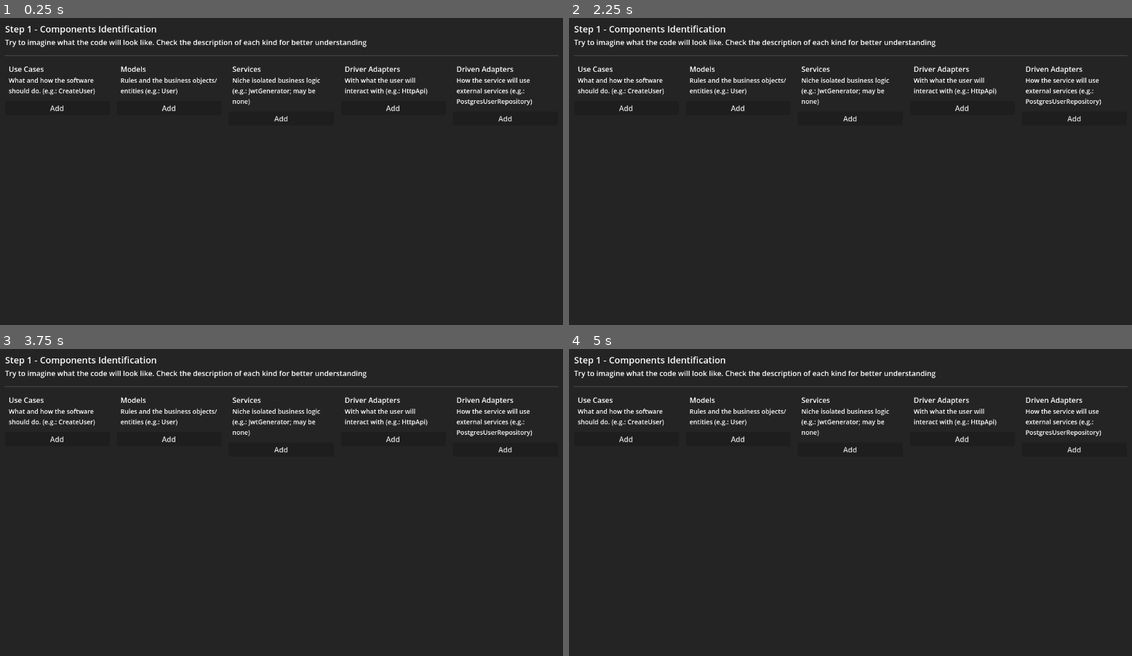
Above: before the commit, frames 1-4 (two rows, left to right).
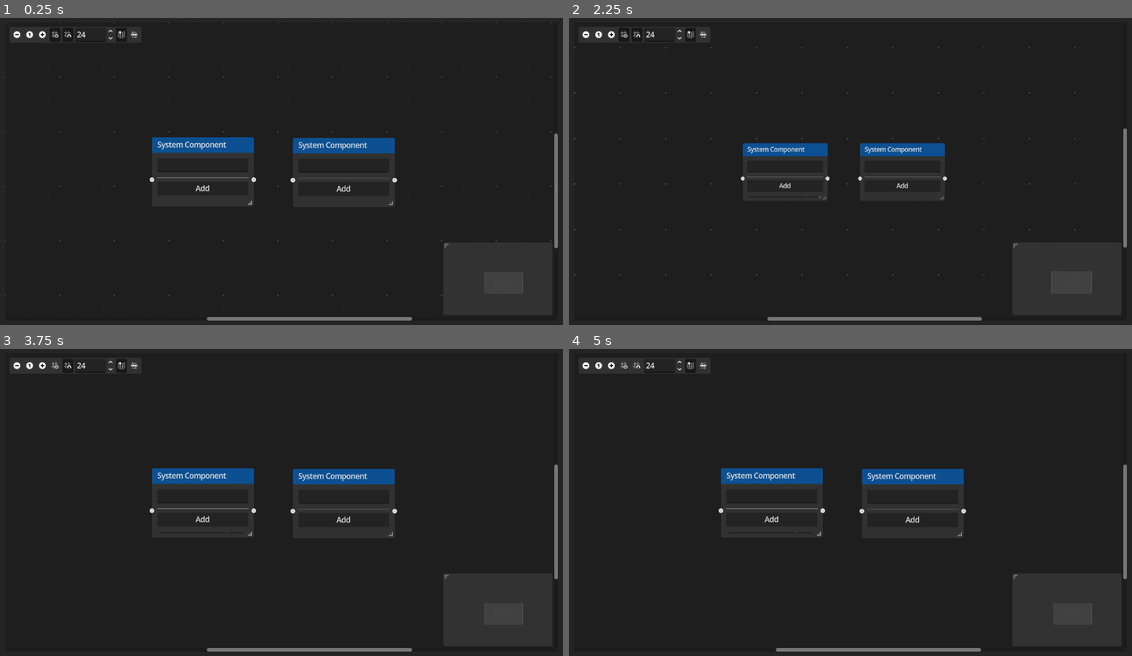
Above: after the commit, the same moments.

Repository: neoRandom/architecture-scaffolding
Game: Godot game, scene res://main.tscn
The game is run twice, just before and just after one commit, with the same random seed, the same clock (stepped at 60 frames per second) and the same inputs.
Inputs (mouse positions are in pixels of both pictures, inside the frame that each line leads up to):
- Up to frame 1 (0.25 s): no input
- Up to frame 2 (2.25 s): click "Add" at 0.5 s; click "R" at 1.25 s; click (585, 33) at 2.02 s
- Up to frame 3 (3.75 s): click (45, 364) at 2.77 s; click (56, 364) at 3.52 s
- Up to frame 4 (5 s): click (636, 364) at 4.27 s

The runs differ from the first frame. In frame 1, 6.6% of the frame differs, in the area x 0-100%, y 1-99%; in frame 2, 6.1%; in frame 3, 6.6%; in frame 4, 6.6%.

Commit message:
feat: add step 2 base

Diff:
--- /dev/null
+++ b/components/component_graph_node.gd
@@ -0,0 +1,5 @@
+@tool
+class_name ElementGraphNode
+extends GraphNode
+
+@onready var component_name: LineEdit = %ComponentName
--- /dev/null
+++ b/components/component_graph_node.tscn
@@ -0,0 +1,94 @@
+[gd_scene format=3 uid="uid://brim8mxtpg62j"]
+
+[ext_resource type="Script" uid="uid://co2mcq7rh81k6" path="res://components/component_graph_node.gd" id="1_wunoc"]
+[ext_resource type="PackedScene" uid="uid://bmmobuhjonkj2" path="res://components/list_add.tscn" id="2_sudyv"]
+
+[sub_resource type="StyleBoxFlat" id="StyleBoxFlat_pw2my"]
+content_margin_left = 12.0
+content_margin_top = 12.0
+content_margin_right = 12.0
+content_margin_bottom = 12.0
+bg_color = Color(0.21176471, 0.21176471, 0.21176471, 0.78431374)
+corner_radius_bottom_right = 4
+corner_radius_bottom_left = 4
+
+[sub_resource type="StyleBoxFlat" id="StyleBoxFlat_dqxeb"]
+content_margin_left = 12.0
+content_margin_top = 12.0
+content_margin_right = 12.0
+content_margin_bottom = 12.0
+bg_color = Color(0.24705882, 0.24705882, 0.24705882, 0.78431374)
+corner_radius_bottom_right = 4
+corner_radius_bottom_left = 4
+
+[sub_resource type="StyleBoxFlat" id="StyleBoxFlat_8sptv"]
+content_margin_left = 12.0
+content_margin_top = 12.0
+content_margin_right = 12.0
+content_margin_bottom = 12.0
+bg_color = Color(0.25882354, 0.25882354, 0.25882354, 0.78431374)
+corner_radius_bottom_right = 4
+corner_radius_bottom_left = 4
+
+[sub_resource type="StyleBoxFlat" id="StyleBoxFlat_m25v1"]
+content_margin_left = 12.0
+content_margin_top = 6.0
+content_margin_right = 12.0
+content_margin_bottom = 6.0
+bg_color = Color(0, 0.4465834, 0.8754928, 0.6)
+corner_radius_top_left = 3
+corner_radius_top_right = 3
+corner_detail = 5
+
+[sub_resource type="StyleBoxFlat" id="StyleBoxFlat_o8244"]
+content_margin_left = 16.0
+content_margin_top = 6.0
+content_margin_bottom = 6.0
+bg_color = Color(2.8878452e-07, 0.5181507, 0.83483964, 1)
+border_color = Color(0.325, 0.325, 0.325, 0.6)
+corner_radius_top_left = 3
+corner_radius_top_right = 3
+corner_radius_bottom_right = 3
+corner_radius_bottom_left = 3
+corner_detail = 5
+expand_margin_left = 2.0
+expand_margin_top = 2.0
+expand_margin_right = 2.0
+expand_margin_bottom = 2.0
+
+[node name="ComponentGraphNode" type="GraphNode" unique_id=804450822]
+offset_right = 224.0
+offset_bottom = 152.0
+theme_override_styles/panel = SubResource("StyleBoxFlat_pw2my")
+theme_override_styles/panel_selected = SubResource("StyleBoxFlat_dqxeb")
+theme_override_styles/panel_focus = SubResource("StyleBoxFlat_8sptv")
+theme_override_styles/titlebar = SubResource("StyleBoxFlat_m25v1")
+theme_override_styles/titlebar_selected = SubResource("StyleBoxFlat_o8244")
+resizable = true
+title = "System Component"
+slot/0/left_enabled = true
+slot/0/left_type = 0
+slot/0/left_color = Color(1, 1, 1, 1)
+slot/0/left_icon = null
+slot/0/right_enabled = true
+slot/0/right_type = 0
+slot/0/right_color = Color(1, 1, 1, 1)
+slot/0/right_icon = null
+slot/0/draw_stylebox = true
+script = ExtResource("1_wunoc")
+
+[node name="VBoxContainer" type="VBoxContainer" parent="." unique_id=426595962]
+layout_mode = 2
+size_flags_vertical = 3
+
+[node name="ComponentName" type="LineEdit" parent="VBoxContainer" unique_id=1191858000]
+unique_name_in_owner = true
+layout_mode = 2
+
+[node name="HSeparator" type="HSeparator" parent="VBoxContainer" unique_id=211481214]
+layout_mode = 2
+theme_override_constants/separation = 16
+
+[node name="ListAdd" parent="VBoxContainer" unique_id=1215188655 instance=ExtResource("2_sudyv")]
+custom_minimum_size = Vector2(200, 40)
+layout_mode = 2
--- /dev/null
+++ b/components/step_2.gd
@@ -0,0 +1,78 @@
+extends Control
+
+@onready var graph_edit: GraphEdit = %GraphEdit
+
+var selected_nodes: Dictionary[int, Node] = {}
+var copied_nodes: Array[Node] = []
+
+# ====================================
+# ====        CONNECTIONS         ====
+# ====================================
+
+func _on_graph_edit_connection_request(from_node: StringName, from_port: int, to_node: StringName, to_port: int) -> void:
+	graph_edit.connect_node(from_node, from_port, to_node, to_port)
+
+
+func _on_graph_edit_disconnection_request(from_node: StringName, from_port: int, to_node: StringName, to_port: int) -> void:
+	graph_edit.disconnect_node(from_node, from_port, to_node, to_port)
+
+# ====================================
+# ==== COPY CUT DUPE PASTE DELETE ====
+# ====================================
+
+func _on_graph_edit_copy_nodes_request() -> void:
+	copied_nodes.clear()
+	for uid in selected_nodes.keys():
+		var node: Node = instance_from_id(uid)
+		if node == null:
+			return
+		copied_nodes.append(node.duplicate())
+
+
+func _on_graph_edit_duplicate_nodes_request() -> void:
+	for uid in selected_nodes.keys():
+		var node: Node = instance_from_id(uid)
+		if node == null:
+			return
+		graph_edit.add_child(node.duplicate())
+
+
+func _on_graph_edit_paste_nodes_request() -> void:
+	for node in copied_nodes:
+		if node == null:
+			return
+		graph_edit.add_child(node.duplicate()) # Duplicates a second time
+
+
+func _on_graph_edit_delete_nodes_request(nodes: Array[StringName]) -> void:
+	for node_path in nodes:
+		var node := graph_edit.get_node(NodePath(node_path))
+		selected_nodes.erase(node.get_instance_id())
+		node.queue_free()
+
+# ====================================
+# ====  SELECTION / DESELECTION   ====
+# ====================================
+
+func _on_graph_edit_node_selected(node: Node) -> void:
+	var unique_id := node.get_instance_id()
+	if unique_id in selected_nodes.keys():
+		return
+
+	selected_nodes[unique_id] = node
+	print(selected_nodes)
+
+
+func _on_graph_edit_node_deselected(node: Node) -> void:
+	var unique_id := node.get_instance_id()
+	if unique_id not in selected_nodes.keys():
+		return
+
+	selected_nodes.erase(unique_id)
+
+# ====================================
+# ==== POP UP / RIGHT CLICK MENU  ====
+# ====================================
+
+func _on_graph_edit_popup_request(at_position: Vector2) -> void:
+	pass # TODO: Replace with function body.
--- /dev/null
+++ b/components/step_2.tscn
@@ -0,0 +1,52 @@
+[gd_scene format=3 uid="uid://dr4aum3quocn7"]
+
+[ext_resource type="Script" uid="uid://be3sy518l6j1d" path="res://components/step_2.gd" id="1_j7h4a"]
+[ext_resource type="PackedScene" uid="uid://brim8mxtpg62j" path="res://components/component_graph_node.tscn" id="1_oji5u"]
+
+[node name="Step2" type="Control" unique_id=1940958282]
+layout_mode = 3
+anchors_preset = 15
+anchor_right = 1.0
+anchor_bottom = 1.0
+grow_horizontal = 2
+grow_vertical = 2
+script = ExtResource("1_j7h4a")
+
+[node name="GraphEdit" type="GraphEdit" parent="." unique_id=1064371397]
+unique_name_in_owner = true
+layout_mode = 1
+anchors_preset = 15
+anchor_right = 1.0
+anchor_bottom = 1.0
+grow_horizontal = 2
+grow_vertical = 2
+grid_pattern = 1
+snapping_distance = 24
+
+[node name="ComponentGraphNode" parent="GraphEdit" unique_id=804450822 instance=ExtResource("1_oji5u")]
+layout_mode = 1
+offset_left = 323.0
+offset_top = 253.0
+offset_right = 547.0
+offset_bottom = 405.0
+mouse_filter = 1
+position_offset = Vector2(323, 253)
+
+[node name="ComponentGraphNode2" parent="GraphEdit" unique_id=575579977 instance=ExtResource("1_oji5u")]
+layout_mode = 1
+offset_left = 633.0
+offset_top = 254.0
+offset_right = 857.0
+offset_bottom = 406.0
+mouse_filter = 1
+position_offset = Vector2(633, 254)
+
+[connection signal="connection_request" from="GraphEdit" to="." method="_on_graph_edit_connection_request"]
+[connection signal="copy_nodes_request" from="GraphEdit" to="." method="_on_graph_edit_copy_nodes_request"]
+[connection signal="delete_nodes_request" from="GraphEdit" to="." method="_on_graph_edit_delete_nodes_request"]
+[connection signal="disconnection_request" from="GraphEdit" to="." method="_on_graph_edit_disconnection_request"]
+[connection signal="duplicate_nodes_request" from="GraphEdit" to="." method="_on_graph_edit_duplicate_nodes_request"]
+[connection signal="node_deselected" from="GraphEdit" to="." method="_on_graph_edit_node_deselected"]
+[connection signal="node_selected" from="GraphEdit" to="." method="_on_graph_edit_node_selected"]
+[connection signal="paste_nodes_request" from="GraphEdit" to="." method="_on_graph_edit_paste_nodes_request"]
+[connection signal="popup_request" from="GraphEdit" to="." method="_on_graph_edit_popup_request"]
--- a/main.tscn
+++ b/main.tscn
@@ -3,6 +3,7 @@
 [ext_resource type="PackedScene" uid="uid://d0nien4s7hipy" path="res://scaffold.tscn" id="2_0xm2m"]
 [ext_resource type="PackedScene" uid="uid://7ppg8f7wbpd" path="res://components/step_1.tscn" id="2_h2yge"]
 [ext_resource type="PackedScene" uid="uid://3tkhvpg6t7ok" path="res://managers/global_input_manager.tscn" id="3_1bvp3"]
+[ext_resource type="PackedScene" uid="uid://dr4aum3quocn7" path="res://components/step_2.tscn" id="3_lquwl"]
 [ext_resource type="PackedScene" uid="uid://t5jv6ai08vdt" path="res://managers/window_mode_manager.tscn" id="4_lquwl"]
 
 [node name="Main" type="Control" unique_id=1351861954]
@@ -17,6 +18,10 @@
 layout_mode = 1
 
 [node name="Step1" parent="Scaffold/MarginContainer/PanelContainer/MarginContainer" parent_id_path=PackedInt32Array(949884121, 487964463) index="0" unique_id=1606613665 instance=ExtResource("2_h2yge")]
+visible = false
+layout_mode = 2
+
+[node name="Step2" parent="Scaffold/MarginContainer/PanelContainer/MarginContainer" parent_id_path=PackedInt32Array(949884121, 487964463) index="1" unique_id=1940958282 instance=ExtResource("3_lquwl")]
 layout_mode = 2
 
 [node name="Managers" type="Node" parent="." unique_id=2052211142]
--- a/project.godot
+++ b/project.godot
@@ -24,11 +24,15 @@
 
 window/size/viewport_width=1280
 window/size/viewport_height=720
-window/size/mode=2
 
 [editor_plugins]
 
 enabled=PackedStringArray("res://addons/SmoothScroll/plugin.cfg")
+
+[gui]
+
+theme/default_font_multichannel_signed_distance_field=true
+theme/default_font_generate_mipmaps=true
 
 [input]
 
@@ -48,3 +52,4 @@
 rendering_device/driver.windows="d3d12"
 renderer/rendering_method="gl_compatibility"
 renderer/rendering_method.mobile="gl_compatibility"
+anti_aliasing/quality/use_debanding=true
Not shown, added: components/component_graph_node.gd.uid
Not shown, added: components/step_2.gd.uid
